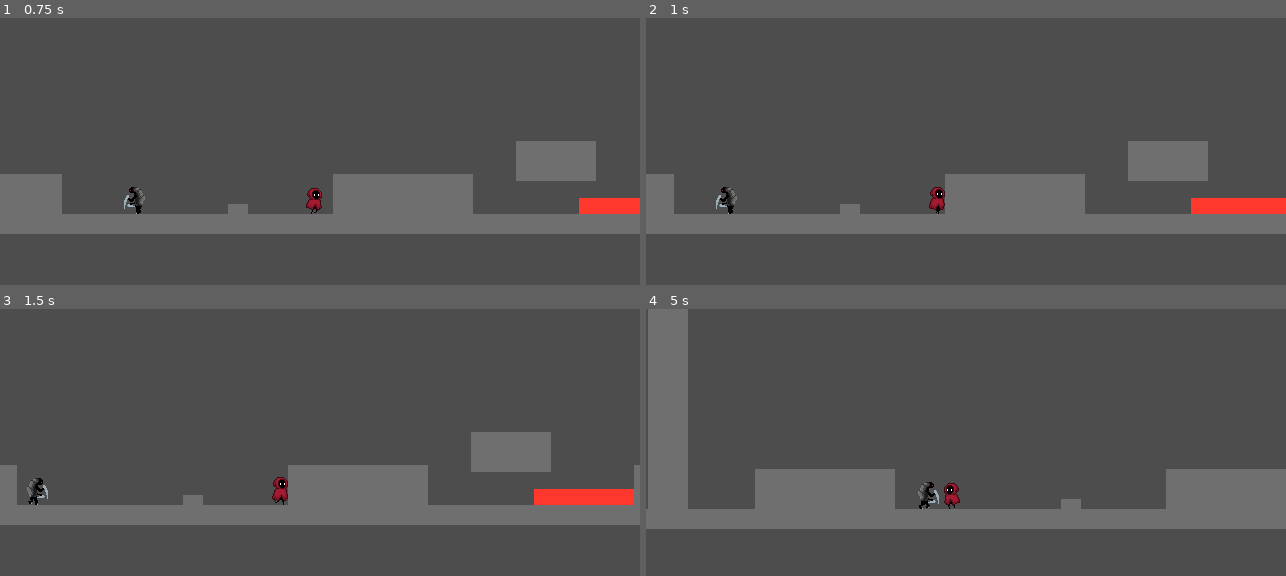
Above: before the commit, frames 1-4 (two rows, left to right).
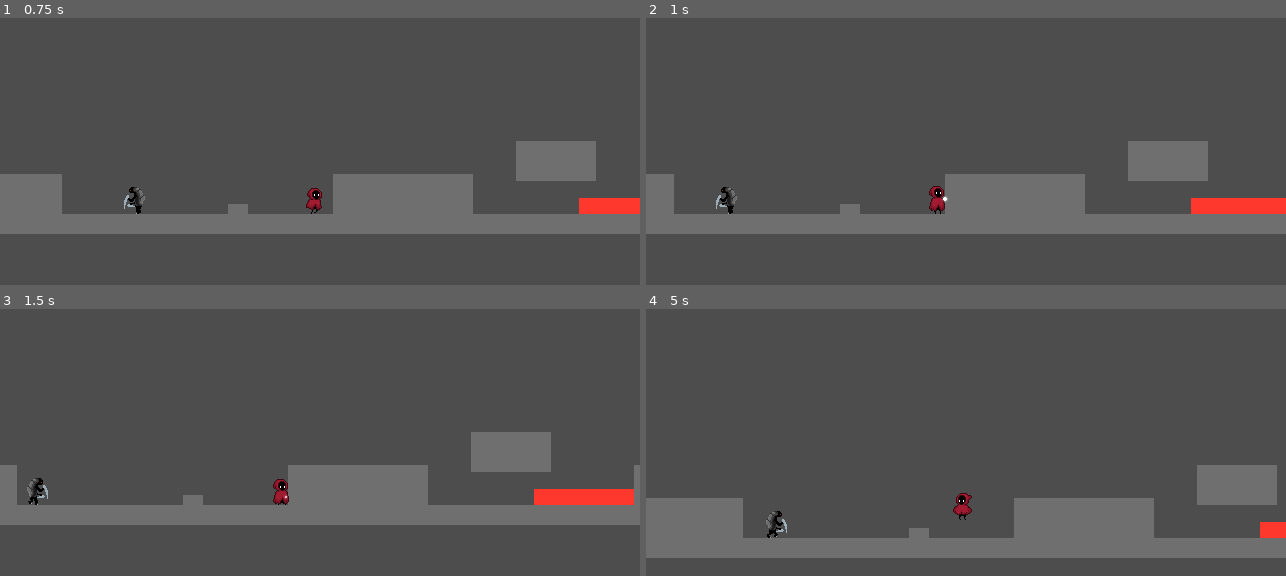
Above: after the commit, the same moments.

Repository: urboifox/platformer
Game: Godot game, scene res://scenes/game.tscn
Two runs of this game, one before a commit and one after it. Both use one fixed random seed, a clock stepped at 60 frames per second and the inputs below.
Inputs:
- Up to frame 1 (0.75 s): hold Right (right) from 0.53 s (still down); tap E (dash) at 0.6 s
- Up to frame 2 (1 s): keep holding Right (right); tap Space (jump) at 0.77 s; tap Q (attack, bound only after the commit) at 0.8 s
- Up to frame 3 (1.5 s): keep holding Right (right); tap Q (attack, bound only after the commit) at 1.35 s
- Up to frame 4 (5 s): tap Space (jump) at 1.52, 3.02, 3.77, 4.52 s; tap E (dash) at 1.55, 2.1, 3.05, 3.6, 4.55 s; release Right (right) at 2.03 s; hold Left (left) 2.03-2.78 s; tap Q (attack, bound only after the commit) at 2.3, 2.85, 3.8, 4.35 s; hold Right (right) 2.78-4.28 s; hold Left (left) from 4.28 s (still down)

Frame 1 is identical in both runs. In frame 2, 0.1% of the frame differs, in the area x 44-48%, y 62-74%; in frame 3, 0.2%; in frame 4, 24%, in the area x 0-100%, y 0-94%.

Commit message:
feat: add attack ability

Diff:
--- a/project.godot
+++ b/project.godot
@@ -57,6 +57,13 @@
 dash={
 "deadzone": 0.2,
 "events": [Object(InputEventKey,"resource_local_to_scene":false,"resource_name":"","device":-1,"window_id":0,"alt_press …(192 unchanged characters)…
+, Object(InputEventMouseButton,"resource_local_to_scene":false,"resource_name":"","device":-1,"window_id":0,"alt_pressed":false,"shift_pressed":false,"ctrl_pressed":false,"meta_pressed":false,"button_mask":0,"position":Vector2(0, 0),"global_position":Vector2(0, 0),"factor":1.0,"button_index":2,"canceled":false,"pressed":false,"double_click":false,"script":null)
+]
+}
+attack={
+"deadzone": 0.2,
+"events": [Object(InputEventKey,"resource_local_to_scene":false,"resource_name":"","device":-1,"window_id":0,"alt_pressed":false,"shift_pressed":false,"ctrl_pressed":false,"meta_pressed":false,"pressed":false,"keycode":0,"physical_keycode":81,"key_label":0,"unicode":113,"location":0,"echo":false,"script":null)
+, Object(InputEventMouseButton,"resource_local_to_scene":false,"resource_name":"","device":-1,"window_id":0,"alt_pressed":false,"shift_pressed":false,"ctrl_pressed":false,"meta_pressed":false,"button_mask":0,"position":Vector2(0, 0),"global_position":Vector2(0, 0),"factor":1.0,"button_index":1,"canceled":false,"pressed":false,"double_click":false,"script":null)
 ]
 }
 
--- a/scenes/player/player.tscn
+++ b/scenes/player/player.tscn
@@ -15,6 +15,39 @@
 [ext_resource type="Script" uid="uid://bntek1em640ag" path="res://scenes/player/states/player_state_win.gd" id="13_gx1jg"]
 [ext_resource type="Script" uid="uid://krx30pxkgg41" path="res://scenes/player/states/player_state_wall_slide.gd" id="14_ugbui"]
 [ext_resource type="Script" uid="uid://cyxrv0rstfvg" path="res://scenes/player/states/player_state_dash.gd" id="15_fcs02"]
+[ext_resource type="Script" uid="uid://b03qwqrqhpvl8" path="res://scenes/player/states/player_state_attack.gd" id="16_myrg7"]
+
+[sub_resource type="AtlasTexture" id="AtlasTexture_genst"]
+atlas = ExtResource("1_8afob")
+region = Rect2(0, 256, 32, 32)
+
+[sub_resource type="AtlasTexture" id="AtlasTexture_niom3"]
+atlas = ExtResource("1_8afob")
+region = Rect2(32, 256, 32, 32)
+
+[sub_resource type="AtlasTexture" id="AtlasTexture_ttakn"]
+atlas = ExtResource("1_8afob")
+region = Rect2(64, 256, 32, 32)
+
+[sub_resource type="AtlasTexture" id="AtlasTexture_rw8a5"]
+atlas = ExtResource("1_8afob")
+region = Rect2(96, 256, 32, 32)
+
+[sub_resource type="AtlasTexture" id="AtlasTexture_iwuka"]
+atlas = ExtResource("1_8afob")
+region = Rect2(128, 256, 32, 32)
+
+[sub_resource type="AtlasTexture" id="AtlasTexture_hyqqp"]
+atlas = ExtResource("1_8afob")
+region = Rect2(160, 256, 32, 32)
+
+[sub_resource type="AtlasTexture" id="AtlasTexture_ds1xl"]
+atlas = ExtResource("1_8afob")
+region = Rect2(192, 256, 32, 32)
+
+[sub_resource type="AtlasTexture" id="AtlasTexture_1u1sw"]
+atlas = ExtResource("1_8afob")
+region = Rect2(224, 256, 32, 32)
 
 [sub_resource type="AtlasTexture" id="AtlasTexture_vo27k"]
 atlas = ExtResource("1_8afob")
@@ -178,6 +211,35 @@
 
 [sub_resource type="SpriteFrames" id="SpriteFrames_x7p2l"]
 animations = [{
+"frames": [{
+"duration": 1.0,
+"texture": SubResource("AtlasTexture_genst")
+}, {
+"duration": 1.0,
+"texture": SubResource("AtlasTexture_niom3")
+}, {
+"duration": 1.0,
+"texture": SubResource("AtlasTexture_ttakn")
+}, {
+"duration": 1.0,
+"texture": SubResource("AtlasTexture_rw8a5")
+}, {
+"duration": 1.0,
+"texture": SubResource("AtlasTexture_iwuka")
+}, {
+"duration": 1.0,
+"texture": SubResource("AtlasTexture_hyqqp")
+}, {
+"duration": 1.0,
+"texture": SubResource("AtlasTexture_ds1xl")
+}, {
+"duration": 1.0,
+"texture": SubResource("AtlasTexture_1u1sw")
+}],
+"loop": 0,
+"name": &"attack",
+"speed": 15.0
+}, {
 "frames": [{
 "duration": 1.0,
 "texture": SubResource("AtlasTexture_vo27k")
@@ -378,7 +440,9 @@
 
 [node name="AnimatedSprite2D" type="AnimatedSprite2D" parent="." unique_id=49854906]
 sprite_frames = SubResource("SpriteFrames_x7p2l")
-animation = &"dash"
+animation = &"attack"
+frame = 7
+frame_progress = 1.0
 
 [node name="WallCheck" type="RayCast2D" parent="AnimatedSprite2D" unique_id=1137869890]
 position = Vector2(0, 12)
@@ -436,3 +500,6 @@
 
 [node name="Dash" type="Node" parent="StateMachine" unique_id=51553588]
 script = ExtResource("15_fcs02")
+
+[node name="Attack" type="Node" parent="StateMachine" unique_id=1466522194]
+script = ExtResource("16_myrg7")
--- /dev/null
+++ b/scenes/player/states/player_state_attack.gd
@@ -0,0 +1,17 @@
+extends PlayerState
+
+
+func enter() -> void:
+	player.sprite.play("attack")
+	await player.sprite.animation_finished
+
+	if state_machine.current_state != self:
+		return
+
+	if player.is_on_floor():
+		return state_machine.transition(player.ground_state())
+	return state_machine.transition("Fall")
+
+
+func physics_update(delta: float) -> void:
+	player.move_x(player.stats.speed, delta)
--- a/scenes/player/states/player_state_dash.gd
+++ b/scenes/player/states/player_state_dash.gd
@@ -21,4 +21,8 @@
 		if player.is_on_floor():
 			return state_machine.transition(player.ground_state())
 		return state_machine.transition("Fall")
+
+	if Input.is_action_just_pressed("attack"):
+		return state_machine.transition("Attack")
+
 	player.dash_x(player.stats.dash_speed, delta)
--- a/scenes/player/states/player_state_fall.gd
+++ b/scenes/player/states/player_state_fall.gd
@@ -17,6 +17,9 @@
 		Audio.play("land", 0.5)
 		return state_machine.transition(player.land_state())
 
+	if player.velocity.y > 400.0:
+		Audio.play_loop("falling")
+
 	if player.is_on_wall():
 		if player.last_wall_side != -signf(player.get_wall_normal().x):
 			return state_machine.transition("WallSlide")
@@ -24,7 +27,7 @@
 	if player.coyote_timer > 0.0 and Input.is_action_just_pressed("jump"):
 		return state_machine.transition("Jump")
 
-	if player.velocity.y > 400.0:
-		Audio.play_loop("falling")
+	if Input.is_action_just_pressed("attack"):
+		return state_machine.transition("Attack")
 
 	player.move_x(player.stats.speed, delta)
--- a/scenes/player/states/player_state_idle.gd
+++ b/scenes/player/states/player_state_idle.gd
@@ -13,4 +13,7 @@
 	if direction != 0.0:
 		return state_machine.transition("Run")
 
+	if Input.is_action_just_pressed("attack"):
+		return state_machine.transition("Attack")
+
 	player.velocity.x = move_toward(player.velocity.x, 0.0, player.stats.friction * delta)
--- a/scenes/player/states/player_state_jump.gd
+++ b/scenes/player/states/player_state_jump.gd
@@ -22,6 +22,9 @@
 	if Input.is_action_just_released("jump") and player.velocity.y < 0.0:
 		player.velocity.y *= player.stats.jump_cut
 
+	if Input.is_action_just_pressed("attack"):
+		return state_machine.transition("Attack")
+
 	if player.is_on_wall():
 		if player.last_wall_side != -signf(player.get_wall_normal().x):
 			return state_machine.transition("WallSlide")
--- a/scenes/player/states/player_state_run.gd
+++ b/scenes/player/states/player_state_run.gd
@@ -16,5 +16,8 @@
 	if direction == 0.0:
 		return state_machine.transition("Idle")
 
+	if Input.is_action_just_pressed("attack"):
+		return state_machine.transition("Attack")
+
 	player.move_x(player.stats.speed, delta)
 	player.request_footsteps(2.0)
Binary file changed: assets/images/player.png
Not shown, added: scenes/player/states/player_state_attack.gd.uid
